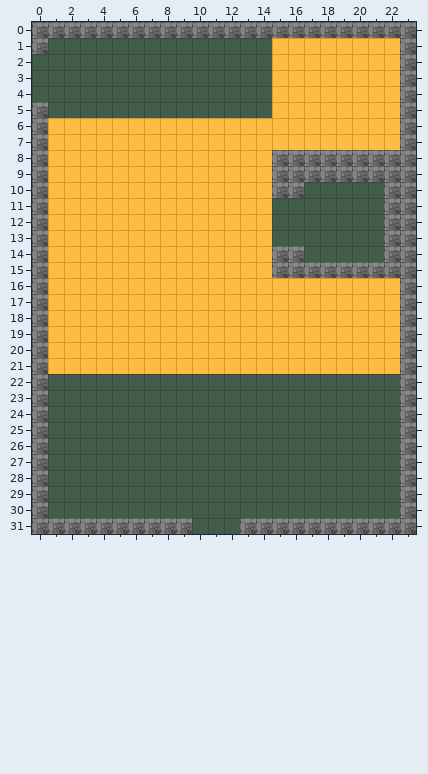
One commit to this Tiled map: assets/data/puzzle_2.tmx. Above: the version before the commit.
Cells are 16x16 px. Shown: x 0..23, y 0..31.
The result:
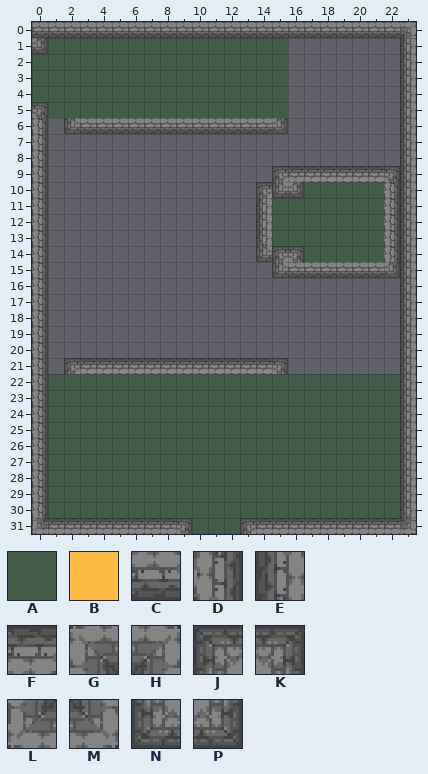
Key: from "tileset.png": A 1, B 3, C 28, D 29, E 30, F 31, G 32, H 33, J 34, K 35, L 60, M 61, N 62, P 63.
_ is an empty cell, . an unchanged one.
The edit:
--- layer "base"
@@ x 0..23 @@
- 0 GGGGGGGGGGGGGGGGGGGGGGGG
- 1 G..............BBBBBBBBG
- 2 ...............BBBBBBBBG
- 3 ...............BBBBBBBBG
- 4 ...............BBBBBBBBG
- 5 G..............BBBBBBBBG
- 6 GBBBBBBBBBBBBBBBBBBBBBBG
- 7 GBBBBBBBBBBBBBBBBBBBBBBG
- 8 GBBBBBBBBBBBBBBGGGGGGGGG
- 9 GBBBBBBBBBBBBBBGGGGGGGGG
-10 GBBBBBBBBBBBBBBGG.....GG
-11 GBBBBBBBBBBBBBB.......GG
-12 GBBBBBBBBBBBBBB.......GG
-13 GBBBBBBBBBBBBBB.......GG
-14 GBBBBBBBBBBBBBBGG.....GG
-15 GBBBBBBBBBBBBBBGGGGGGGGG
-16 GBBBBBBBBBBBBBBBBBBBBBBG
-17 GBBBBBBBBBBBBBBBBBBBBBBG
-18 GBBBBBBBBBBBBBBBBBBBBBBG
-19 GBBBBBBBBBBBBBBBBBBBBBBG
-20 GBBBBBBBBBBBBBBBBBBBBBBG
-21 GBBBBBBBBBBBBBBBBBBBBBBG
-22 G......................G
-23 G......................G
-24 G......................G
-25 G......................G
-26 G......................G
-27 G......................G
-28 G......................G
-29 G......................G
-30 G......................G
-31 GGGGGGGGGG...GGGGGGGGGGG
+ 0 CCCCCCCCCCCCCCCCCCCCCCCH
+ 1 P..............A_______E
+ 2 ...............A_______E
+ 3 ...............A_______E
+ 4 ...............A_______E
+ 5 K..............A_______E
+ 6 D______________________E
+ 7 D______________________E
+ 8 D______________________E
+ 9 D______________JFFFFFFKE
+10 D______________NP.....DE
+11 D______________.......DE
+12 D______________.......DE
+13 D______________.......DE
+14 D______________JK.....DE
+15 D______________NCCCCCCPE
+16 D______________________E
+17 D______________________E
+18 D______________________E
+19 D______________________E
+20 D______________________E
+21 D______________________E
+22 D......................E
+23 D......................E
+24 D......................E
+25 D......................E
+26 D......................E
+27 D......................E
+28 D......................E
+29 D......................E
+30 D......................E
+31 LFFFFFFFFK...JFFFFFFFFFM
--- layer "mid"
@@ x 2..15 @@
- 6 ______________
+ 6 NCCCCCCCCCCCCP
@@ x 14..14 @@
-10 _
-11 _
-12 _
-13 _
-14 _
+10 J
+11 E
+12 E
+13 E
+14 N
@@ x 2..15 @@
-21 ______________
+21 JFFFFFFFFFFFFK
Where, in picture pixels (left, top, right, bottom), the same in both pictures:
changed: (32, 22, 416, 534)
